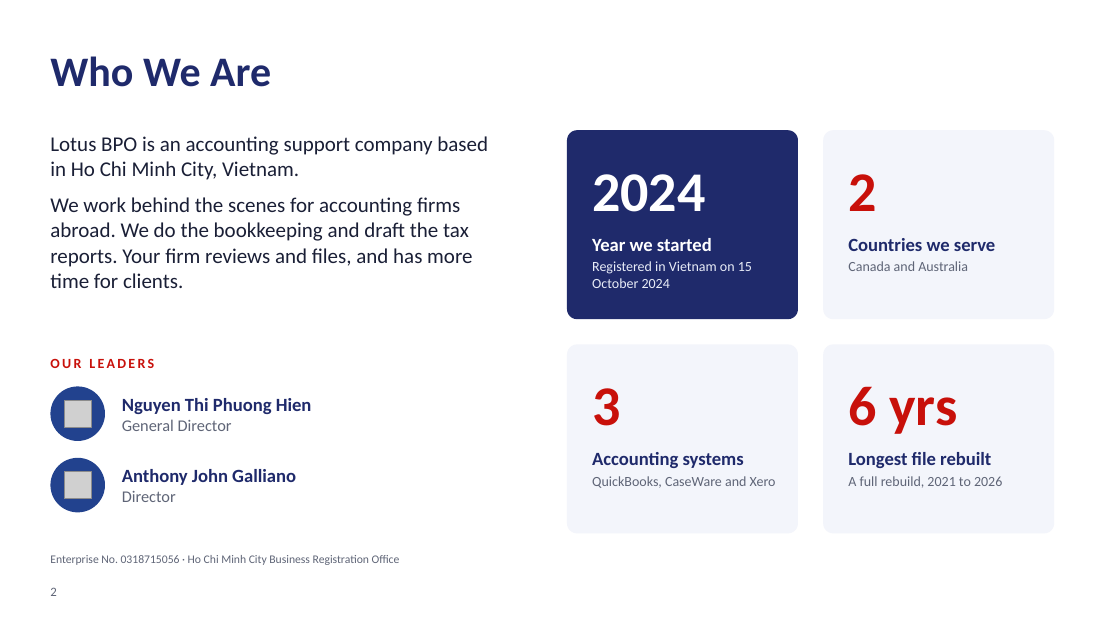
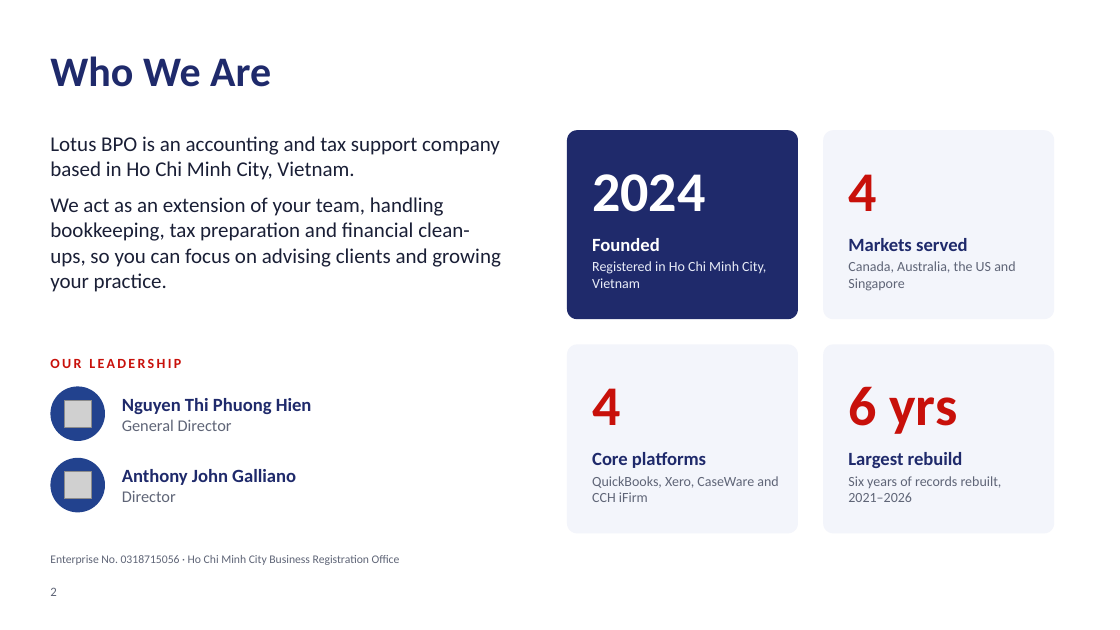
Before and after one commit to alvinjohnrheycamacho-source/Presentation-Deck, a slide deck: slide 2 of Lotus BPO - Conference Deck.pptx. Drawn at 1120x630 pixels with LibreOffice and Linux fonts; fonts in the diff are those of the drawing; grey boxes stand for pictures; background and template pictures are left out. Boxes give left, top, right and bottom in pixels: in the first picture for what was removed or moved away, otherwise in the second. Text is boxed around its words. In the diff, an @@ line names an element or a change of style, - is before the commit and + after.

```diff
--- a/Lotus BPO - Conference Deck.pptx
+++ b/Lotus BPO - Conference Deck.pptx
@@ text at [50,136,501,292]: text changed @@
-Lotus BPO is an accounting support company based in Ho Chi Minh City, Vietnam.
-We work behind the scenes for accounting firms abroad. We do the bookkeeping and draft the tax reports. Your firm reviews and files, and has more time for clients.
+Lotus BPO is an accounting and tax support company based in Ho Chi Minh City, Vietnam.
+We act as an extension of your team, handling bookkeeping, tax preparation and financial clean-ups, so you can focus on advising clients and growing your practice.
@@ text at [848,174,876,211]: text changed @@
-2
+4
@@ text at [592,238,660,251]: text changed @@
-Year we started
+Founded
@@ text at [848,238,968,251]: text changed @@
-Countries we serve
+Markets served
@@ text at [592,261,766,288]: text changed @@
-Registered in Vietnam on 15 October 2024
+Registered in Ho Chi Minh City, Vietnam
@@ text at [848,261,1015,291]: text changed @@
-Canada and Australia
+Canada, Australia, the US and Singapore
@@ text at [50,359,181,368]: text changed @@
-OUR LEADERS
+OUR LEADERSHIP
@@ text at [592,388,620,425]: text changed @@
-3
+4
@@ text at [592,476,778,502]: text changed @@
-QuickBooks, CaseWare and Xero
+QuickBooks, Xero, CaseWare and CCH iFirm
@@ text at [592,452,706,468]: text changed @@
-Accounting systems
+Core platforms
@@ text at [848,476,1002,502]: text changed @@
-A full rebuild, 2021 to 2026
+Six years of records rebuilt, 2021–2026
@@ text at [848,452,963,468]: text changed @@
-Longest file rebuilt
+Largest rebuild
```
Also in this commit, not shown: 9 other slides changed, 4 slides added, 3 slides removed, 4 other files.
